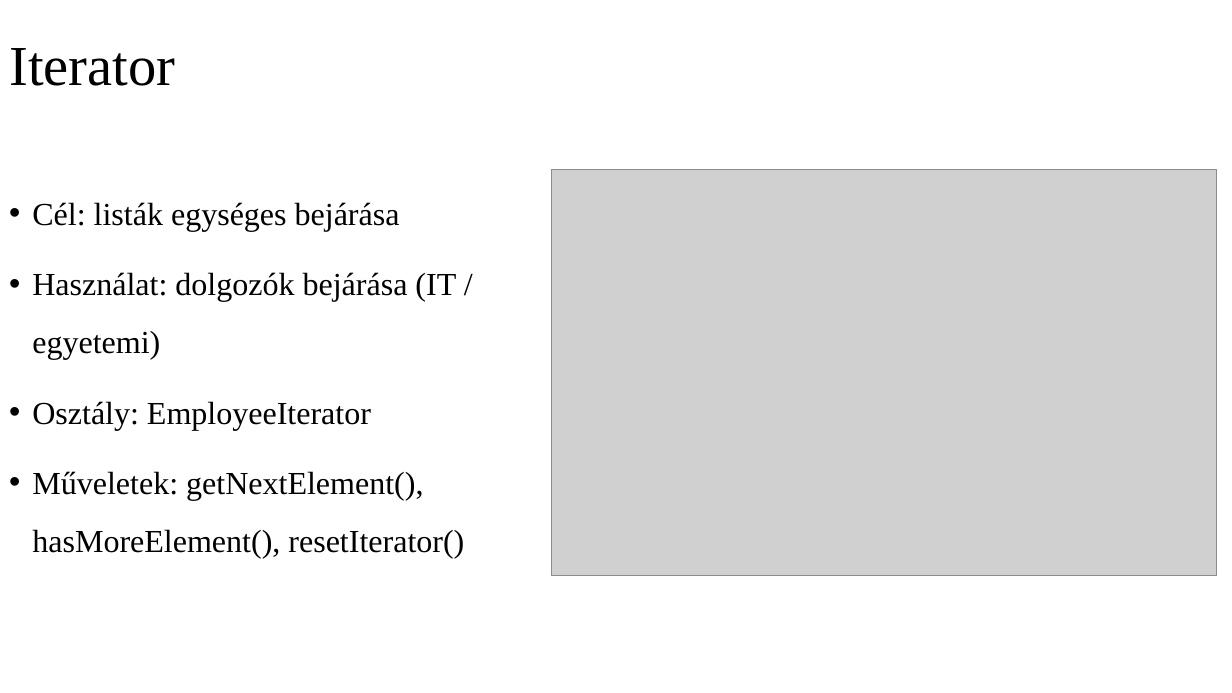
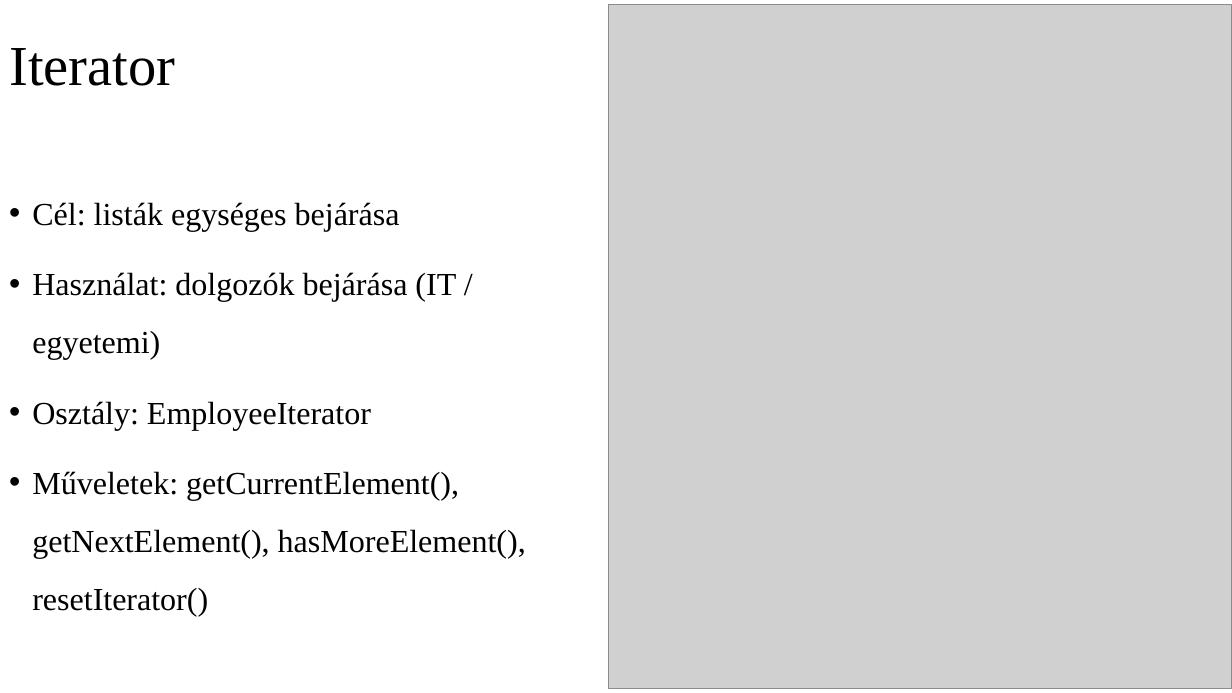
Before and after one commit to Ddavid111/employee-management-system, a slide deck: slide 7 of docs/employee-management-system.pptx. Drawn at 1232x693 pixels with LibreOffice and Linux fonts; fonts in the diff are those of the drawing; grey boxes stand for pictures. Boxes give left, top, right and bottom in pixels: in the first picture for what was removed or moved away, otherwise in the second. Text is boxed around its words. In the diff, an @@ line names an element or a change of style, - is before the commit and + after.

```diff
--- a/docs/employee-management-system.pptx
+++ b/docs/employee-management-system.pptx
@@ picture: place and size @@
-picture at [552, 169, 1217, 576]
+picture at [609, 5, 1232, 689]
@@ text at [32, 471, 526, 617]: text changed @@
-• Műveletek: getNextElement(), hasMoreElement(), resetIterator()
+• Műveletek: getCurrentElement(), getNextElement(), hasMoreElement(), resetIterator()
```
Also in this commit, not shown: 1 other slide changed.
